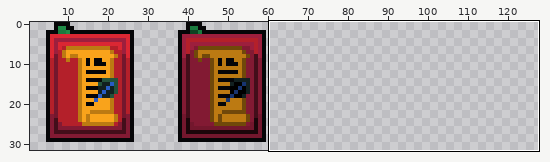
One commit to this pixel-art file: Art/Settings/Book/Book.aseprite. The first picture is a wide view before the edit; the outline marks the close-up.
Close-up. Old version:
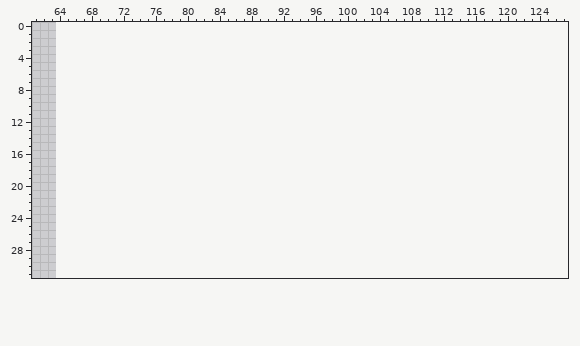
64x32 pixels, 1 frame. Shown: x 61..127, y 0..31. The old version is drawn lined up with the new one, on the new canvas. The wide view leaves out empty margins.
Visible layers, top first: "Book Dark", "Book".
Palette (. is transparent): 
Once edited:
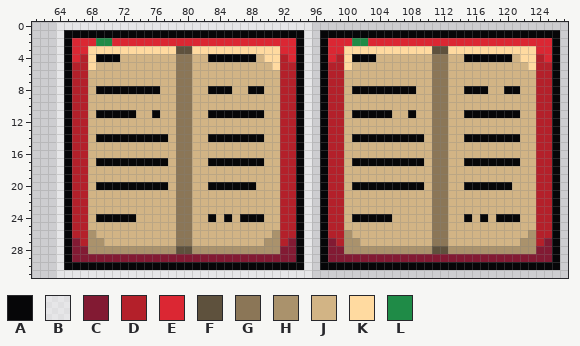
Colours new in this view: A #060608  B #ffffff80  C #821a33  D #b4202a  E #db2733  F #5e513d  G #8b7657  H #aa926c  J #d2b485  K #ffdaa0  L #1f8b47
From old to new:
canvas 64x32 -> 128x32
Changed rows in their new state; - is an unchanged pixel.
first column x 64:
 0 BBBBBBBBBBBBBBBBBBBBBBBBBBBBBBBB-------------------------------
 1 BAAAAAAAAAAAAAAAAAAAAAAAAAAAAAAB-AAAAAAAAAAAAAAAAAAAAAAAAAAAAAA
 2 BAEEELLEEEEEEEEEEEEEEEEEEEEEEEAB-AEEELLEEEEEEEEEEEEEEEEEEEEEEEA
 3 BAEEKKKKKKKKKKKFFKKKKKKKKKKKEEAB-AEEKKKKKKKKKKKFFKKKKKKKKKKKEEA
 4 BAEDKAAAJJJJJJJGGJJAAAAAAJKKDEAB-AEDKAAAJJJJJJJGGJJAAAAAAJKKDEA
 5 BADDKJJJJJJJJJJGGJJJJJJJJJJKDDAB-ADDKJJJJJJJJJJGGJJJJJJJJJJKDDA
 6 BADDJJJJJJJJJJJGGJJJJJJJJJJJDDAB-ADDJJJJJJJJJJJGGJJJJJJJJJJJDDA
 7 BADDJJJJJJJJJJJGGJJJJJJJJJJJDDAB-ADDJJJJJJJJJJJGGJJJJJJJJJJJDDA
 8 BADDJAAAAAAAAJJGGJJAAAJJAAJJDDAB-ADDJAAAAAAAAJJGGJJAAAJJAAJJDDA
 9 BADDJJJJJJJJJJJGGJJJJJJJJJJJDDAB-ADDJJJJJJJJJJJGGJJJJJJJJJJJDDA
10 BADDJJJJJJJJJJJGGJJJJJJJJJJJDDAB-ADDJJJJJJJJJJJGGJJJJJJJJJJJDDA
11 BADDJAAAAAJJAJJGGJJAAAAAAAJJDDAB-ADDJAAAAAJJAJJGGJJAAAAAAAJJDDA
12 BADDJJJJJJJJJJJGGJJJJJJJJJJJDDAB-ADDJJJJJJJJJJJGGJJJJJJJJJJJDDA
13 BADDJJJJJJJJJJJGGJJJJJJJJJJJDDAB-ADDJJJJJJJJJJJGGJJJJJJJJJJJDDA
14 BADDJAAAAAAAAAJGGJJAAAAAAAJJDDAB-ADDJAAAAAAAAAJGGJJAAAAAAAJJDDA
15 BADDJJJJJJJJJJJGGJJJJJJJJJJJDDAB-ADDJJJJJJJJJJJGGJJJJJJJJJJJDDA
16 BADDJJJJJJJJJJJGGJJJJJJJJJJJDDAB-ADDJJJJJJJJJJJGGJJJJJJJJJJJDDA
17 BADDJAAAAAAAAAJGGJJAAAAAAAJJDDAB-ADDJAAAAAAAAAJGGJJAAAAAAAJJDDA
18 BADDJJJJJJJJJJJGGJJJJJJJJJJJDDAB-ADDJJJJJJJJJJJGGJJJJJJJJJJJDDA
19 BADDJJJJJJJJJJJGGJJJJJJJJJJJDDAB-ADDJJJJJJJJJJJGGJJJJJJJJJJJDDA
20 BADDJAAAAAAAAAJGGJJAAAAAAJJJDDAB-ADDJAAAAAAAAAJGGJJAAAAAAJJJDDA
21 BADDJJJJJJJJJJJGGJJJJJJJJJJJDDAB-ADDJJJJJJJJJJJGGJJJJJJJJJJJDDA
22 BADDJJJJJJJJJJJGGJJJJJJJJJJJDDAB-ADDJJJJJJJJJJJGGJJJJJJJJJJJDDA
23 BADDJJJJJJJJJJJGGJJJJJJJJJJJDDAB-ADDJJJJJJJJJJJGGJJJJJJJJJJJDDA
24 BADDJAAAAAJJJJJGGJJAJAJAAAJJDDAB-ADDJAAAAAJJJJJGGJJAJAJAAAJJDDA
25 BADDJJJJJJJJJJJGGJJJJJJJJJJJDDAB-ADDJJJJJJJJJJJGGJJJJJJJJJJJDDA
26 BADDHJJJJJJJJJJGGJJJJJJJJJJHDDAB-ADDHJJJJJJJJJJGGJJJJJJJJJJHDDA
27 BACDHHJJJJJJJJJGGJJJJJJJJJHHDCAB-ACDHHJJJJJJJJJGGJJJJJJJJJHHDCA
28 BACCHHHHHHHHHHHFFHHHHHHHHHHHCCAB-ACCHHHHHHHHHHHFFHHHHHHHHHHHCCA
29 BACCCCCCCCCCCCCCCCCCCCCCCCCCCCAB-ACCCCCCCCCCCCCCCCCCCCCCCCCCCCA
30 BAAAAAAAAAAAAAAAAAAAAAAAAAAAAAAB-AAAAAAAAAAAAAAAAAAAAAAAAAAAAAA
31 BBBBBBBBBBBBBBBBBBBBBBBBBBBBBBBB-------------------------------
Boxes around the changes in both close-ups, in picture pixels (x1, y1, x2, y2):
added: (56, 22, 560, 278)
